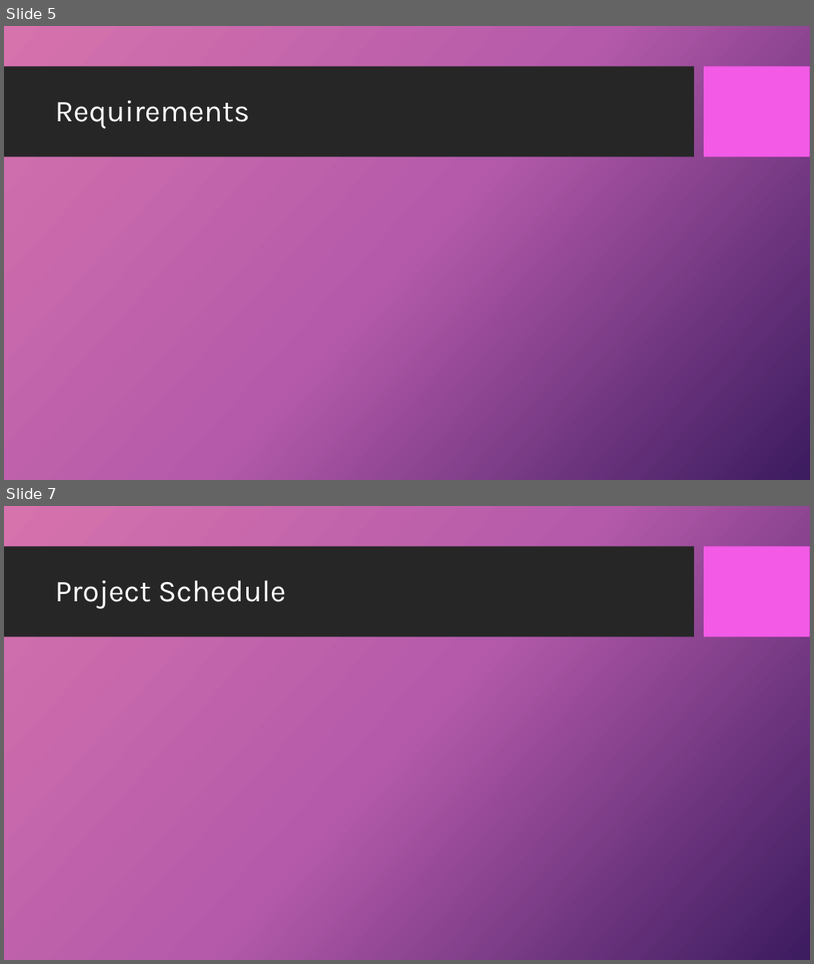
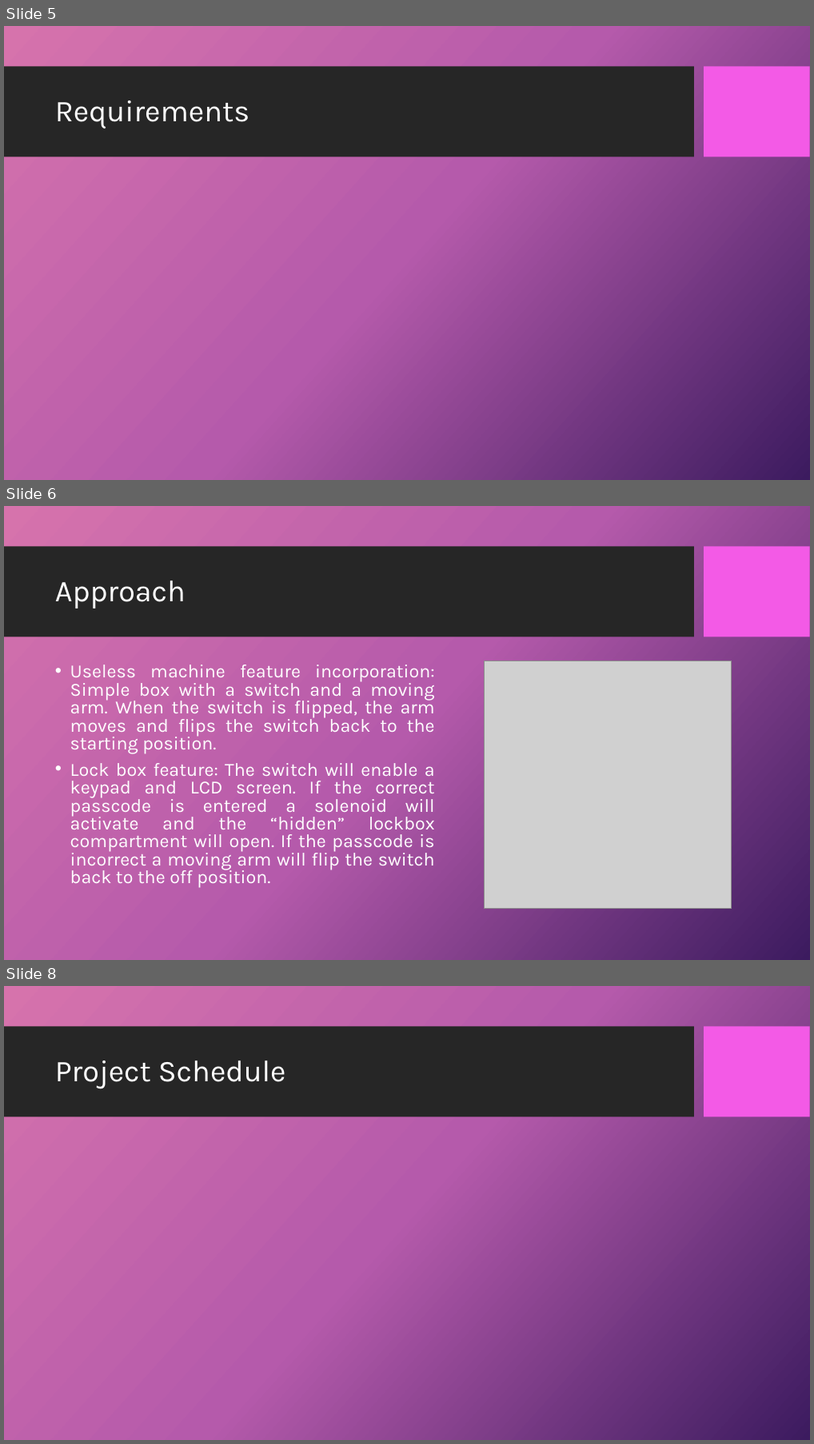
Before and after one commit to dandz12/ECE411-Practicum-Project, a slide deck: ECE411 - Final Presentation.pptx. Shown one above the other, each under a label of ours: slides 5 and 7 before the commit, slides 5, 6 and 8 after it; the slides between them are not shown. The pictures are 814x964 and 814x1444 pixels, drawn with LibreOffice and Linux fonts; fonts in the diff are those of the drawing; grey boxes stand for pictures; background and template pictures are left out. Boxes give left, top, right and bottom in pixels: in the first picture for what was removed or moved away, otherwise in the second. Text is boxed around its words. In the diff, an @@ line names an element or a change of style, - is before the commit and + after.

```diff
--- a/ECE411 - Final Presentation.pptx
+++ b/ECE411 - Final Presentation.pptx
@@ slide 6 added at bbox=[4, 506, 810, 960], background picture (left out); not listed: 2 template elements that a slide beside it also shows @@
@@ title added at bbox=[55, 580, 186, 608], 36 pt, text #FFFFFF @@
+Approach
@@ text added at bbox=[70, 664, 435, 888], 22.2 pt, text #FFFFFF @@
+• Useless machine feature incorporation: Simple box with a switch and a moving arm. When the switch is flipped, the arm moves and flips the switch back to the starting position.
+• Lock box feature: The switch will enable a keypad and LCD screen. If the correct passcode is entered a solenoid will activate and the “hidden” lockbox compartment will open. If the passcode is incorrect a moving arm will flip the switch back to the off position.
@@ picture added at bbox=[485, 661, 732, 909] @@
@@ what was slide 7 is now slide 8 @@
```
Also in this commit, not shown: 1 slide changed, 14 other slides added, 1 slide removed.
